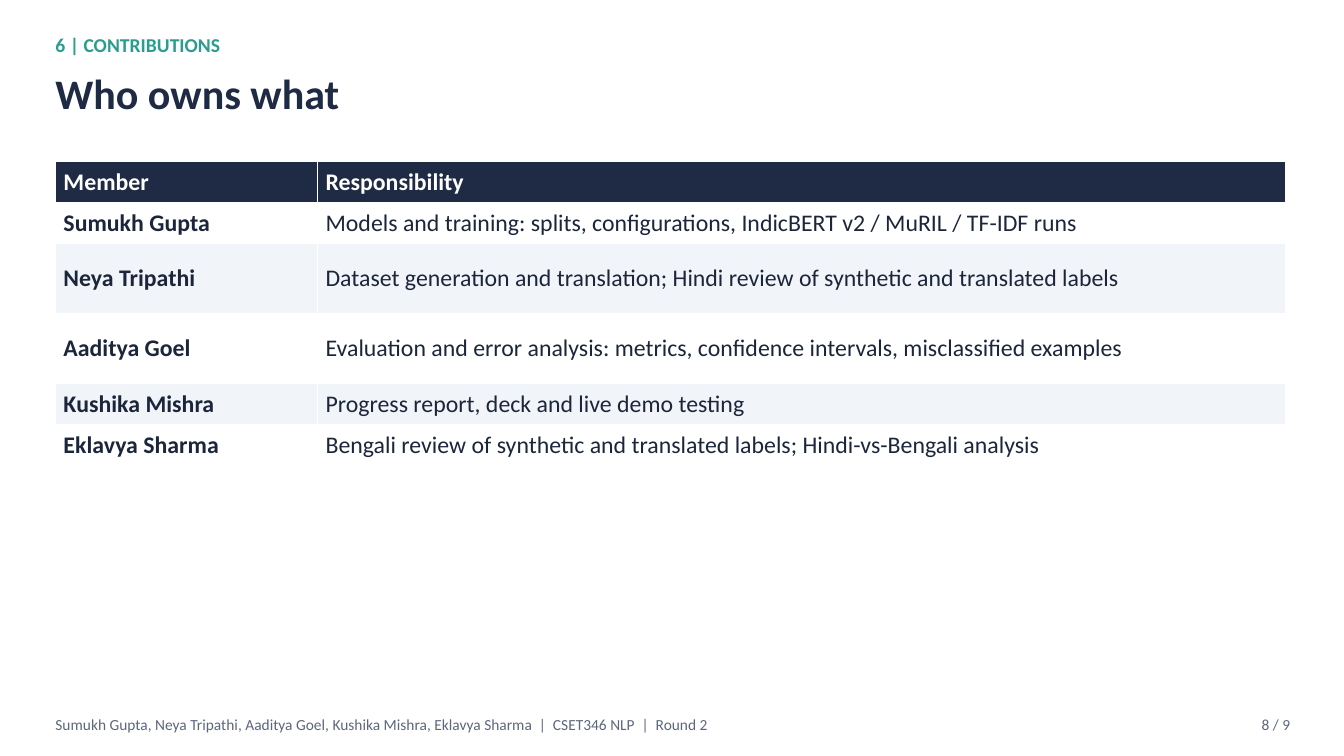
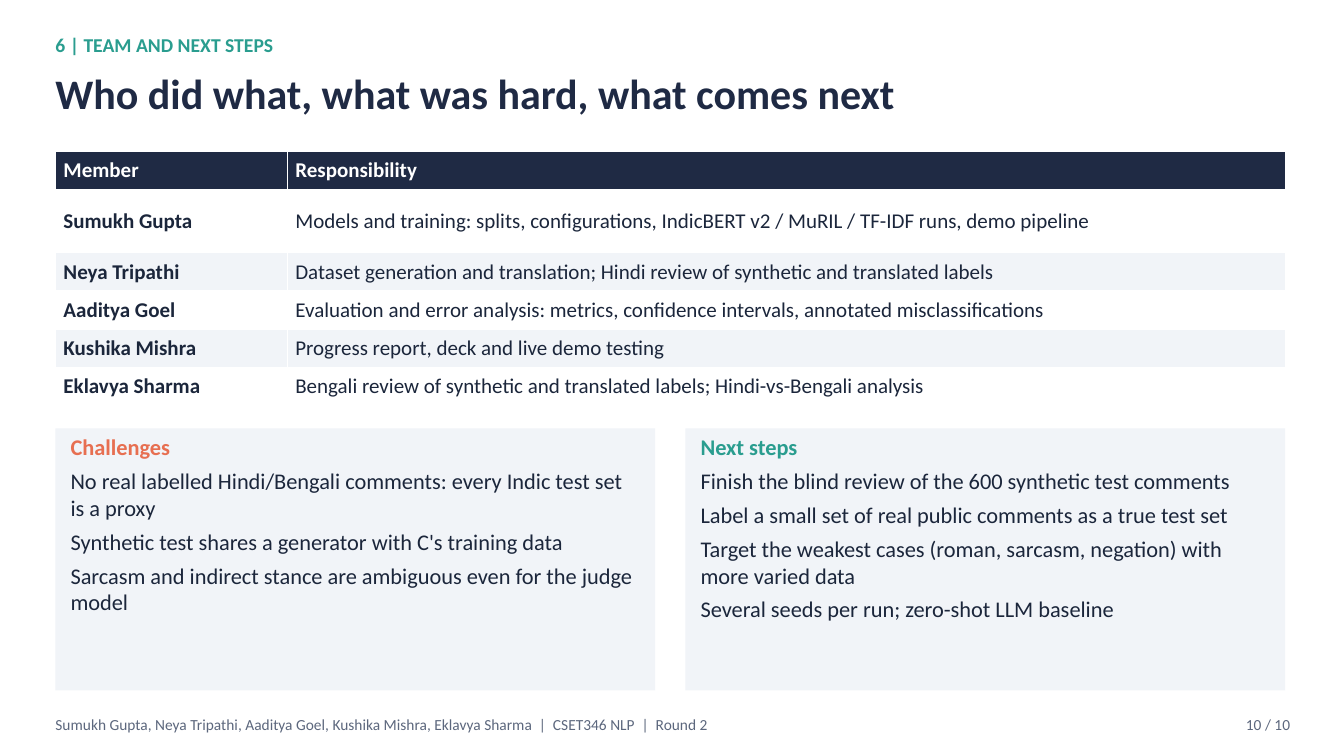
Before and after one commit to sumukh-dgaf/indic-climate-stance, a slide deck: slide 10 of outputs/Round2_Deck.pptx (slide 8 before the commit). Drawn at 1344x756 pixels with LibreOffice and Linux fonts; fonts in the diff are those of the drawing. Boxes give left, top, right and bottom in pixels: in the first picture for what was removed or moved away, otherwise in the second. Text is boxed around its words. In the diff, an @@ line names an element or a change of style, - is before the commit and + after.

```diff
--- a/outputs/Round2_Deck.pptx
+++ b/outputs/Round2_Deck.pptx
@@ text at (x1=55, y1=38, x2=273, y2=52): text changed @@
-6 | CONTRIBUTIONS
+6 | TEAM AND NEXT STEPS
@@ text at (x1=55, y1=79, x2=895, y2=115): text changed @@
-Who owns what
+Who did what, what was hard, what comes next
@@ table at (x1=55, y1=151, x2=1286, y2=406) @@
-row 2, column 2: Models and training: splits, configurations, IndicBERT v2 / MuRIL / TF-IDF runs
+row 2, column 2: Models and training: splits, configurations, IndicBERT v2 / MuRIL / TF-IDF runs, demo pipeline
-row 4, column 2: Evaluation and error analysis: metrics, confidence intervals, misclassified examples
+row 4, column 2: Evaluation and error analysis: metrics, confidence intervals, annotated misclassifications
@@ size 17 to 15 pt in "Member", "Responsibility", "Sumukh Gupta", "Neya Tripathi" and 6 more places @@
@@ table resized from (x1=55, y1=161, x2=1286, y2=466) to (x1=55, y1=151, x2=1286, y2=406) @@
@@ rectangle added at (x1=55, y1=429, x2=655, y2=691), fill #F1F4F8, 16 pt, text #1B263B @@
+Challenges
+No real labelled Hindi/Bengali comments: every Indic test set is a proxy
+Synthetic test shares a generator with C's training data
+Sarcasm and indirect stance are ambiguous even for the judge model
@@ rectangle added at (x1=686, y1=429, x2=1286, y2=691), fill #F1F4F8, 16 pt, text #1B263B @@
+Next steps
+Finish the blind review of the 600 synthetic test comments
+Label a small set of real public comments as a true test set
+Target the weakest cases (roman, sarcasm, negation) with more varied data
+Several seeds per run; zero-shot LLM baseline
@@ text at (x1=1246, y1=720, x2=1290, y2=730): text changed @@
-8 / 9
+10 / 10
```
Also in this commit, not shown: 6 other slides changed, 3 slides added, 2 slides removed, 2 other files.
